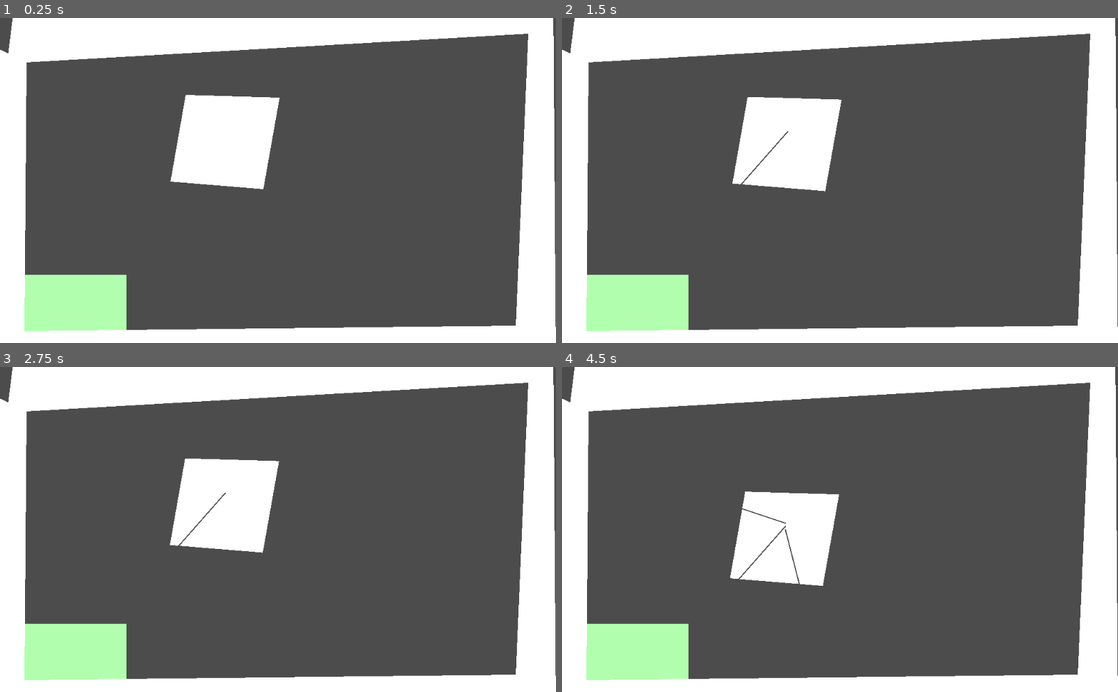
Above: before the commit, frames 1-4 (two rows, left to right).
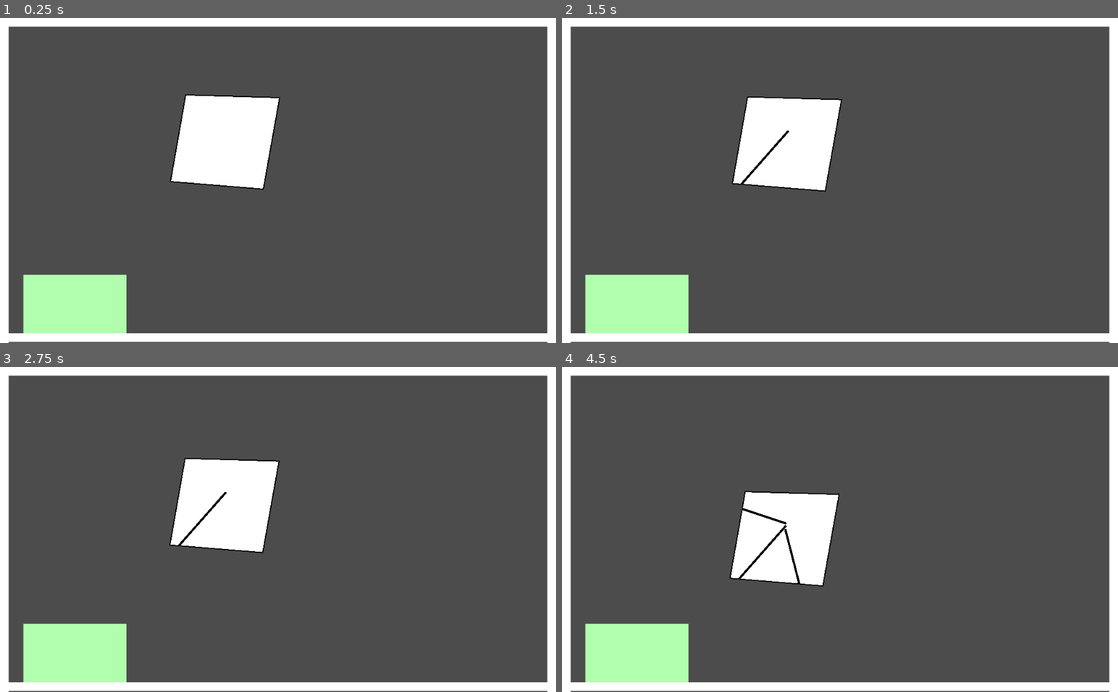
Above: after the commit, the same moments.

Repository: kennethbchen/Space-Chef-Game
Game: Godot game, scene res://Game.tscn
The game is run twice, just before and just after one commit, with the same random seed, the same clock (stepped at 60 frames per second) and the same inputs.
Inputs (mouse positions are in pixels of both pictures, inside the frame that each line leads up to):
- Up to frame 1 (0.25 s): no input
- Up to frame 2 (1.5 s): tap Enter at 0.5 s; move the mouse to (789, 128) at 0.52 s; press the mouse at (789, 128) at 0.53 s; tap Space at 1.25 s; move the mouse to (728, 196) at 1.27 s; release the mouse at (728, 196) at 1.28 s; right-click (728, 196) at 1.35 s; click (728, 196) at 1.42 s
- Up to frame 3 (2.75 s): move the mouse to (222, 497) at 2.02 s; press the mouse at (222, 497) at 2.03 s
- Up to frame 4 (4.5 s): move the mouse to (812, 594) at 2.77 s; release the mouse at (812, 594) at 2.78 s; right-click (812, 594) at 2.85 s; click (812, 594) at 2.92 s; move the mouse to (784, 516) at 3.52 s; press the mouse at (784, 516) at 3.53 s; move the mouse to (673, 480) at 4.27 s; release the mouse at (673, 480) at 4.28 s; right-click (673, 480) at 4.35 s; click (673, 480) at 4.42 s

The runs differ from the first frame. In frame 1, 16% of the frame differs, in the area x 0-100%, y 0-100%; in frame 2, 16%; in frame 3, 16%; in frame 4, 16%.

Commit message:
Implemented outline for cuttable objects

Diff:
--- a/Game.tscn
+++ b/Game.tscn
@@ -1,9 +1,10 @@
-[gd_scene load_steps=6 format=2]
+[gd_scene load_steps=7 format=2]
 
 [ext_resource path="res://Sprites/Square.png" type="Texture" id=1]
 [ext_resource path="res://Scripts/CollectionPoint.gd" type="Script" id=2]
 [ext_resource path="res://Scripts/Game.gd" type="Script" id=3]
 [ext_resource path="res://Scenes/BaseObject.tscn" type="PackedScene" id=4]
+[ext_resource path="res://Scenes/Wall.tscn" type="PackedScene" id=5]
 
 [sub_resource type="RectangleShape2D" id=1]
 extents = Vector2( 95, 54.5 )
@@ -27,13 +28,23 @@
 [node name="Polygon2D" parent="Objects/Base ObJ" index="1"]
 polygon = PoolVector2Array( -74, -64, -102, 96, 69, 110, 99, -59 )
 
-[node name="Walls" type="StaticBody2D" parent="."]
+[node name="Walls" type="Node2D" parent="."]
 
-[node name="Polygon2D" type="CollisionPolygon2D" parent="Walls"]
-polygon = PoolVector2Array( 49, 82, 45, 578, 950, 568, 973, 29, 13, 84, 26, -22, 1019, -34, 1024, 637, -43, 623, -15, 51 )
+[node name="Node2D" parent="Walls" instance=ExtResource( 5 )]
+position = Vector2( 522, 8 )
+scale = Vector2( 70, 1 )
 
-[node name="Polygon2D2" type="Polygon2D" parent="Walls"]
-polygon = PoolVector2Array( 49, 82, 45, 578, 950, 568, 973, 29, 13, 84, 26, -22, 1019, -34, 1024, 637, -43, 623, -15, 51 )
+[node name="Node2D2" parent="Walls" instance=ExtResource( 5 )]
+position = Vector2( 508, 590 )
+scale = Vector2( 70, 1 )
+
+[node name="Node2D3" parent="Walls" instance=ExtResource( 5 )]
+position = Vector2( 8, 306 )
+scale = Vector2( 1, 50 )
+
+[node name="Node2D4" parent="Walls" instance=ExtResource( 5 )]
+position = Vector2( 1016, 312 )
+scale = Vector2( 1, 50 )
 
 [node name="CutLine" type="Line2D" parent="."]
 z_index = 1
--- a/Scenes/BaseObject.tscn
+++ b/Scenes/BaseObject.tscn
@@ -14,4 +14,11 @@
 [node name="Polygon2D" type="Polygon2D" parent="."]
 texture = ExtResource( 1 )
 
+[node name="Outline" type="Line2D" parent="."]
+width = 2.0
+default_color = Color( 0, 0, 0, 1 )
+joint_mode = 1
+begin_cap_mode = 2
+end_cap_mode = 2
+
 [connection signal="input_event" from="." to="." method="_on_input_event"]
--- /dev/null
+++ b/Scenes/Wall.tscn
@@ -0,0 +1,14 @@
+[gd_scene load_steps=3 format=2]
+
+[ext_resource path="res://Sprites/Square.png" type="Texture" id=1]
+
+[sub_resource type="RectangleShape2D" id=2]
+extents = Vector2( 8, 8 )
+
+[node name="Wall" type="StaticBody2D"]
+
+[node name="Sprite" type="Sprite" parent="."]
+texture = ExtResource( 1 )
+
+[node name="CollisionShape2D" type="CollisionShape2D" parent="."]
+shape = SubResource( 2 )
--- a/Scripts/BaseObject.gd
+++ b/Scripts/BaseObject.gd
@@ -1,6 +1,8 @@
 extends "res://Libraries/polygon2d-fracture/CuttableObject.gd"
 
 class_name BaseObject
+
+onready var outline = $Outline
 
 var local_grab_position = Vector2.ZERO
 
@@ -8,7 +10,9 @@
 
 func _ready():
 
-	pass
+	if _polygon2d.polygon.size() > 0:
+		_update_line()
+
 
 func _physics_process(delta):
 	if held:
@@ -26,3 +30,12 @@
 
 func _on_grab_stop():
 	held = false
+
+func _update_line():
+	outline.clear_points()
+	outline.points = _polygon2d.polygon
+	outline.add_point(_polygon2d.polygon[0])
+
+func setPolygon(poly : PoolVector2Array) -> void:
+	.setPolygon(poly)
+	_update_line()
